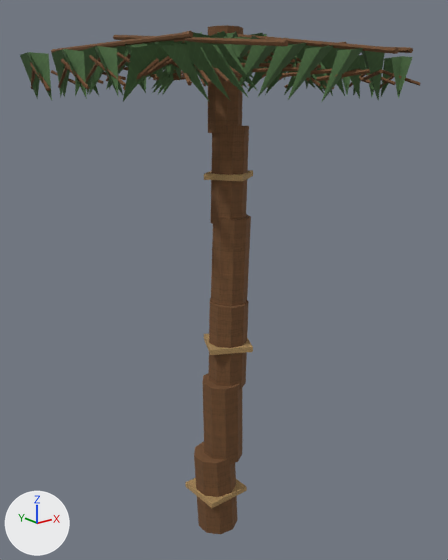
An edit to the OBJ model Assets/ProjectOEN/ProductionArt/Meshes/environment_set_dressing/en-007_palm_tree_variant_set__young.obj, drawn before and after from the same camera.
Camera for both pictures: a 50 mm camera at (-1.69, -2.2, 2.18) aimed at (0.09, 0.02, 1.29). The axes (+X, +Y, +Z) are drawn at lower left. The lights are the same throughout. The first picture is the older version. Where no turn or scale is listed for an object, it has been applied to the vertices. Vertices at exactly the same position are counted once.

The older version as bpy lines, for what is in view:
```python
me_en_007_palm_tree_variant_set__young = bpy.data.meshes.new('en-007_palm_tree_variant_set__young')
me_en_007_palm_tree_variant_set__young.from_pydata(...)  # 1544 vertices, 2268 faces; spans x -0.75..0.87, y -0.9..0.9, z -0.02..2.42
# faces by material slot: [2064, 36, 168]
me_en_007_palm_tree_variant_set__young.materials.append(mat_wood)  # picture img_wood_albedo_png
me_en_007_palm_tree_variant_set__young.materials.append(mat_rope)  # picture img_rope_albedo_png
me_en_007_palm_tree_variant_set__young.materials.append(mat_leaf)  # picture img_leaf_albedo_png
ob_en_007_palm_tree_variant_set__young = bpy.data.objects.new('en-007_palm_tree_variant_set__young', me_en_007_palm_tree_variant_set__young)
ob_en_007_palm_tree_variant_set__young.location = (0.0, 0.0, 0.0)
```
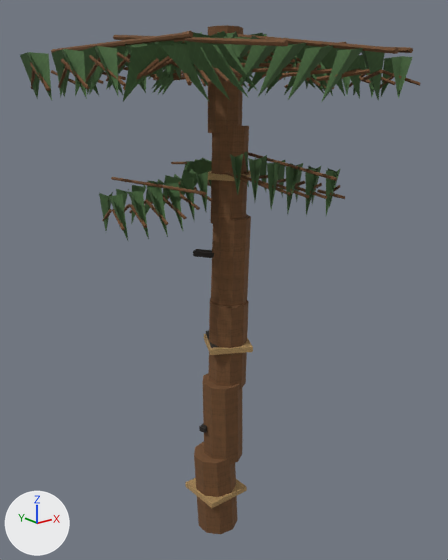
Location of each change, (x1, y1, x2, y2) in pixels of the pictures (448 x 560 px):
part 1 of me_en_007_palm_tree_variant_set__young, added
    after: (248, 152, 337, 181)
part 2 of me_en_007_palm_tree_variant_set__young, added
    after: (225, 171, 248, 183)
part 3 of me_en_007_palm_tree_variant_set__young, added
    after: (241, 174, 269, 189)
part 4 of me_en_007_palm_tree_variant_set__young, added
    after: (258, 180, 291, 196)
part 5 of me_en_007_palm_tree_variant_set__young, added
    after: (276, 183, 310, 199)
part 6 of me_en_007_palm_tree_variant_set__young, added
    after: (295, 186, 327, 199)
part 7 of me_en_007_palm_tree_variant_set__young, added
    after: (317, 189, 345, 199)
part 8 of me_en_007_palm_tree_variant_set__young, added (mostly hidden)
    after: (194, 158, 212, 187)
part 9 of me_en_007_palm_tree_variant_set__young, added (mostly hidden)
    after: (192, 159, 199, 172)
part 10 of me_en_007_palm_tree_variant_set__young, added
    after: (111, 177, 207, 195)
part 11 of me_en_007_palm_tree_variant_set__young, added (green)
    after: (99, 152, 341, 258)
part 12 of me_en_007_palm_tree_variant_set__young, added
    after: (199, 423, 207, 433)
part 13 of me_en_007_palm_tree_variant_set__young, added
    after: (206, 331, 219, 348)

The change, as a diff of the scene's bpy script:
```diff
--- a/Assets/ProjectOEN/ProductionArt/Meshes/environment_set_dressing/en-007_palm_tree_variant_set__young.obj.py
+++ b/Assets/ProjectOEN/ProductionArt/Meshes/environment_set_dressing/en-007_palm_tree_variant_set__young.obj.py
@@ me_en_007_palm_tree_variant_set__young @@
-me_en_007_palm_tree_variant_set__young.from_pydata(...)  # 1544 vertices, 2268 faces; spans x -0.75..0.87, y -0.9..0.9, z -0.02..2.42
+me_en_007_palm_tree_variant_set__young.from_pydata(...)  # 2168 vertices, 3168 faces; spans x -0.75..0.87, y -0.9..0.9, z -0.02..2.42
+# me_en_007_palm_tree_variant_set__young part 1: the loose piece of 14 vertices spanning x 0.37..0.47, y -0.73..0.2, z 2.3..2.38 is copied, and the copy is scaled about its middle by (0.528, 0.667, 0.834), then moved by (-0.23, -0.01, -0.48); it spans x 0.16..0.22, y -0.58..0.04, z 1.83..1.9
+# me_en_007_palm_tree_variant_set__young part 2: the loose piece of 12 vertices spanning x -0.06..0.0, y -0.23..-0.05, z 2.29..2.32 is copied, and the copy is scaled about its middle by (0.396, 0.667, 1.52), then moved by (0.05, -0.01, -0.5); it spans x 0.0..0.04, y -0.21..-0.09, z 1.79..1.83
+# me_en_007_palm_tree_variant_set__young part 3: the loose piece of 12 vertices spanning x 0.19..0.24, y -0.35..-0.13, z 2.24..2.32 is copied, and the copy is scaled about its middle by (0.958, 0.667, 0.578), then moved by (-0.16, 0.02, -0.49); it spans x 0.04..0.08, y -0.3..-0.15, z 1.77..1.82
+# me_en_007_palm_tree_variant_set__young part 4: the loose piece of 12 vertices spanning x 0.27..0.33, y -0.45..-0.21, z 2.21..2.3 is copied, and the copy is scaled about its middle by (0.884, 0.667, 0.55), then moved by (-0.2, 0.03, -0.48); it spans x 0.07..0.13, y -0.37..-0.21, z 1.75..1.8
+# me_en_007_palm_tree_variant_set__young part 5: the loose piece of 12 vertices spanning x 0.19..0.24, y -0.35..-0.13, z 2.24..2.32 is copied, and the copy is scaled about its middle by (1.67, 0.711, 0.63), then moved by (-0.06, -0.11, -0.52); it spans x 0.12..0.19, y -0.43..-0.27, z 1.74..1.79
+# me_en_007_palm_tree_variant_set__young part 6: the loose piece of 12 vertices spanning x 0.27..0.33, y -0.45..-0.21, z 2.21..2.3 is copied, and the copy is scaled about its middle by (1.07, 0.522, 0.402), then moved by (-0.09, -0.08, -0.5); it spans x 0.18..0.25, y -0.47..-0.34, z 1.73..1.78
+# me_en_007_palm_tree_variant_set__young part 7: the loose piece of 12 vertices spanning x 0.27..0.33, y -0.45..-0.21, z 2.21..2.3 is copied, and the copy is scaled about its middle by (1.03, 0.422, 0.285), then moved by (-0.02, -0.14, -0.51); it spans x 0.24..0.31, y -0.52..-0.41, z 1.73..1.77
+# me_en_007_palm_tree_variant_set__young part 8: the loose piece of 7 vertices spanning x -0.02..0.3, y 0.09..0.27, z 2.24..2.39 is copied, and the copy is scaled about its middle by (0.665, 0.671, 1.16), then moved by (-0.06, -0.09, -0.53); it spans x -0.02..0.19, y 0.03..0.15, z 1.7..1.87
+# me_en_007_palm_tree_variant_set__young part 9: the loose piece of 7 vertices spanning x -0.02..0.3, y 0.09..0.27, z 2.24..2.39 is copied, and the copy is scaled about its middle by (0.797, 0.757, 1.23), then moved by (-0.02, -0.02, -0.55); it spans x -0.01..0.24, y 0.1..0.23, z 1.67..1.85
+# me_en_007_palm_tree_variant_set__young part 10: the loose piece of 14 vertices spanning x -0.45..-0.33, y -0.34..0.59, z 2.32..2.36 is copied, and the copy is scaled about its middle by (0.683, 0.667, 0.246), then moved by (0.11, -0.1, -0.56); it spans x -0.32..-0.24, y -0.28..0.33, z 1.77..1.79
+# me_en_007_palm_tree_variant_set__young part 11: 257 vertices added at x -0.51..0.38, y -0.49..0.49, z 1.42..1.91
+# me_en_007_palm_tree_variant_set__young part 12: 8 vertices added at x -0.09..0.09, y -0.04..0.04, z 0.55..0.6
+# me_en_007_palm_tree_variant_set__young part 13: 8 vertices added at x -0.06..0.06, y -0.09..0.09, z 0.99..1.03
+# other edits to the shape of me_en_007_palm_tree_variant_set__young do not show in these pictures
 me_en_007_palm_tree_variant_set__young.materials.append(mat_wood)
@@ me_en_007_palm_tree_variant_set__young @@
 me_en_007_palm_tree_variant_set__young.materials.append(mat_leaf)
+me_en_007_palm_tree_variant_set__young.materials.append(mat_char)  # picture img_char_albedo_png
```
